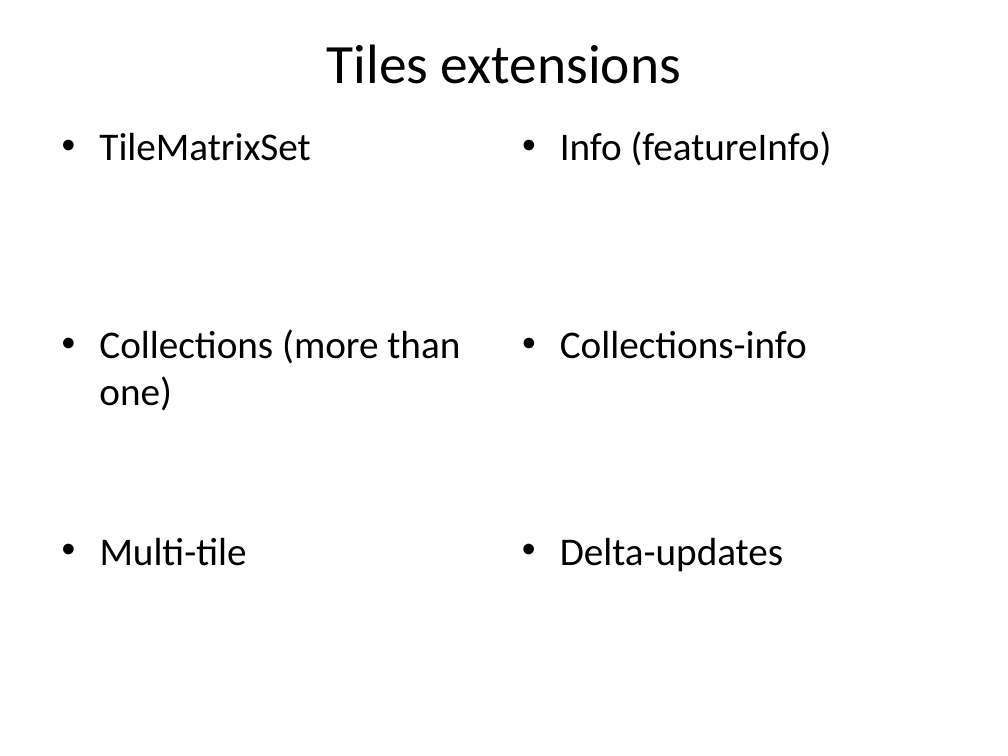
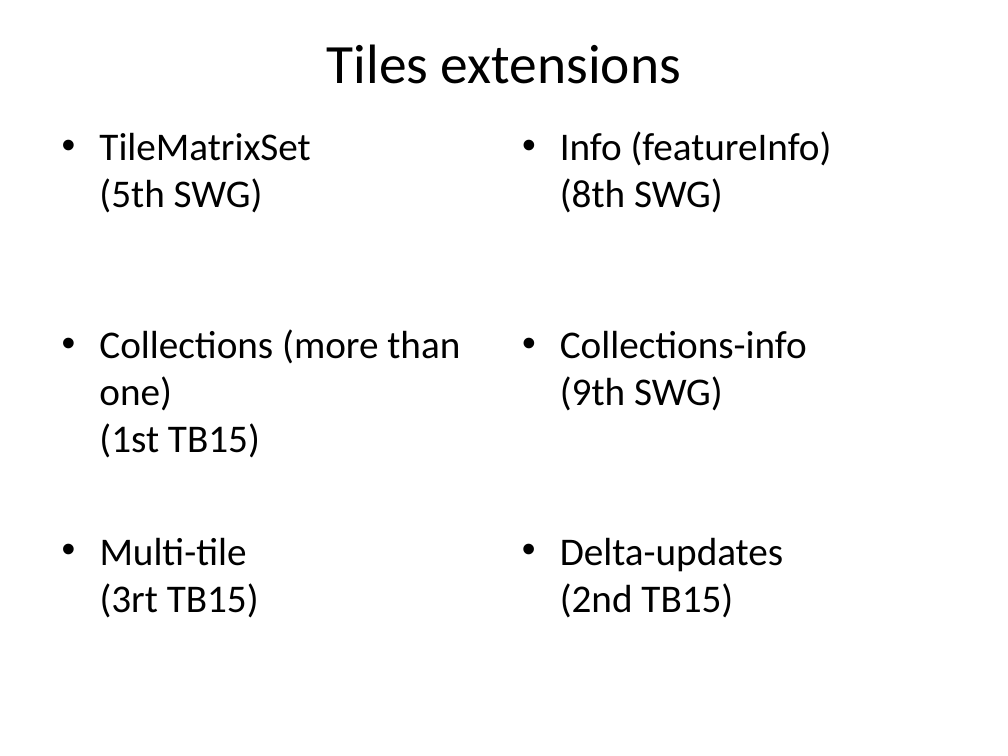
Before and after one commit to opengeospatial/ogcapi-maps, a slide deck: slide 3 of standard/images/diagrams.pptx. Drawn at 1008x756 pixels with LibreOffice and Linux fonts; fonts in the diff are those of the drawing. Boxes give left, top, right and bottom in pixels: in the first picture for what was removed or moved away, otherwise in the second. Text is boxed around its words. In the diff, an @@ line names an element or a change of style, - is before the commit and + after.

Commit message:
Progress in tile core definition

```diff
--- a/standard/images/diagrams.pptx
+++ b/standard/images/diagrams.pptx
@@ text at <box>99,132,310,213</box>: text changed @@
-• TileMatrixSet
+• TileMatrixSet
+  (5th SWG)
@@ text at <box>560,131,832,213</box>: text changed @@
-• Info (featureInfo)
+• Info (featureInfo)
+  (8th SWG)
@@ text at <box>99,329,460,458</box>: text changed @@
-• Collections (more than one)
+• Collections (more than one)
+  (1st TB15)
@@ text at <box>560,330,807,411</box>: text changed @@
-• Collections-info
+• Collections-info
+  (9th SWG)
@@ text at <box>100,537,259,618</box>: text changed @@
-• Multi-tile
+• Multi-tile
+  (3rt TB15)
@@ text at <box>560,537,783,618</box>: text changed @@
-• Delta-updates
+• Delta-updates
+  (2nd TB15)
```
Also in this commit, not shown: 2 other slides changed, 13 other files.
